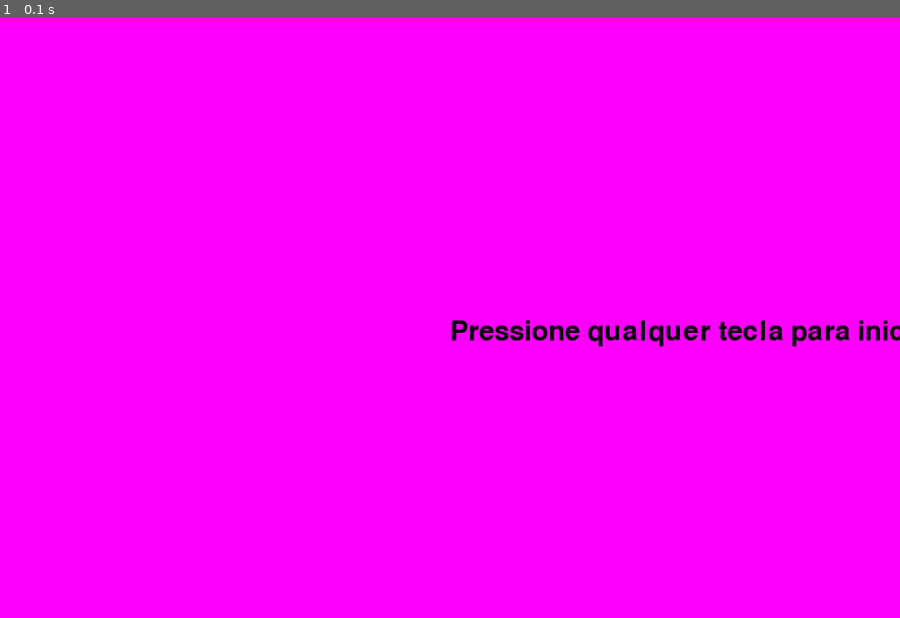
Above: before the commit, frame 1.
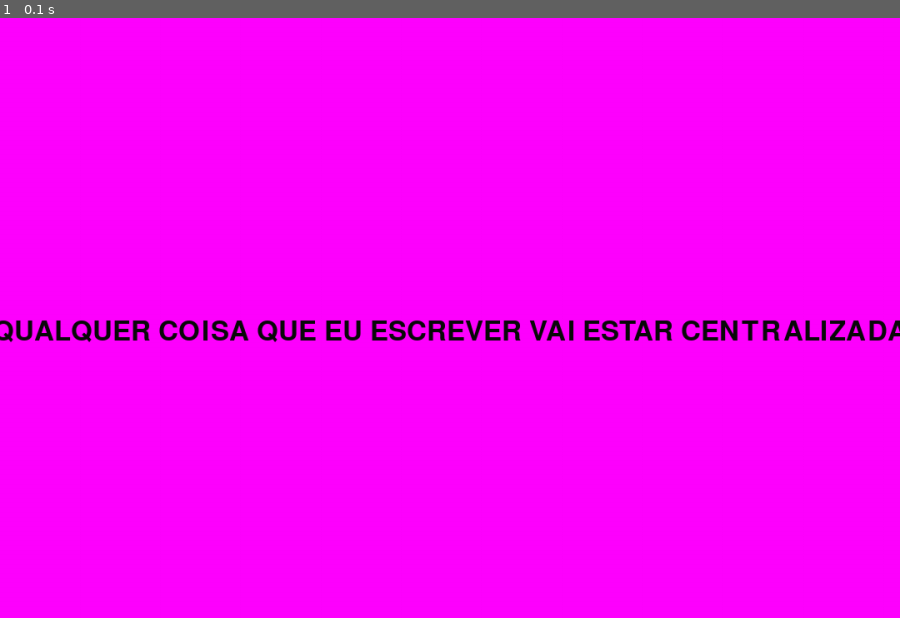
Above: after the commit, the same moment.

Repository: Willmago/Pygame
Game: pygame game, started from Jogo.py
Same seed, same stepped clock (60 frames per second), same inputs: the game is played once before the commit and once after it.
Inputs:
- Up to frame 1 (0.1 s): no input

The runs differ from the first frame. In frame 1, 2.1% of the frame differs, in the area x 0-100%, y 50-55%.

Commit message:
Comentários e limpeza

Diff:
--- a/Jogo.py
+++ b/Jogo.py
@@ -1,15 +1,21 @@
+# --- Importa e inicia pacotes
 import pygame
 from config import *
 from telas import init_screen, game_screen
 
-
+# --- Loop geral do jogo
 while state != QUIT:
 
+    # Controle de FPS
     clock.tick(FPS)
+    # -- Telas do jogo
+    # - Tela inicial
     if state == INIT:
         state = init_screen(window)
+    # - Tela primeiro chefe
     elif state == BOSS1:
         state = game_screen(window, MAP, state)
+    # - Tela segundo chefe
     elif state == BOSS2:
         state = game_screen(window, MAP2, state)
 
--- a/classes.py
+++ b/classes.py
@@ -1,3 +1,4 @@
+# --- Importa e inicia pacotes
 import pygame
 from config import *
 
@@ -126,10 +127,13 @@
             self.rect.right = WIDTH - 1
 
         # Muda o sprite de acordo com a direção do movimento
-        if self.speedx > 0:     # Direita
+        # Se está indo para a direita...
+        if self.speedx > 0:
+            # Vira para a esquerda
             self.image = pygame.transform.flip(self.player_img, False, False)
-
-        elif self.speedx < 0:   # Esquerda
+        # Caso o contrário...
+        elif self.speedx < 0:
+            # Vira para a esquerda
             self.image = pygame.transform.flip(self.player_img, True, False)
 
         # Se colidiu com algum bloco, volta para o ponto antes da colisão
@@ -145,8 +149,6 @@
             elif self.speedx < 0:
                 self.rect.left = collision.rect.right
 
-
-
     # Método que faz o personagem pular
     def jump(self):
         # Só pode pular se não estiver pulando ou caindo
@@ -154,21 +156,28 @@
             self.speedy -= JUMP_SIZE
             self.state = JUMPING
 
+# Função auxiliar para determinar o movimento do jogador
 def player_movement(player, event):
 
+    # Se apertou uma tecla...
     if event.type == pygame.KEYDOWN:
-        # Dependendo da tecla, altera o estado do jogador.
+        # Dependendo da tecla, altera o estado do jogador
+        # - Movimento para a esquerda
         if event.key == pygame.K_LEFT or event.key == pygame.K_a:
             player.speedx -= SPEED_X
+        # - Movimento para a direita
         elif event.key == pygame.K_RIGHT or event.key == pygame.K_d:
             player.speedx += SPEED_X
+        # - Pulo
         elif event.key == pygame.K_UP or event.key == pygame.K_w or event.key == pygame.K_SPACE:
             player.jump()
 
     # Verifica se soltou alguma tecla.
     if event.type == pygame.KEYUP:
         # Dependendo da tecla, altera o estado do jogador.
+        # - Para movimento para esquerda
         if event.key == pygame.K_LEFT or event.key == pygame.K_a:
             player.speedx += SPEED_X
+        # - Para movimento para a direita
         elif event.key == pygame.K_RIGHT or event.key == pygame.K_d:
             player.speedx -= SPEED_X
--- a/config.py
+++ b/config.py
@@ -2,47 +2,43 @@
 import pygame
 from os import path
 
+# Inicializa o pygame
 pygame.init()
+pygame.mixer.init()
 
 # --- Constantes
 # -- Tela
-WIDTH = 1080
-HEIGHT = 720
-FPS = 30
+WIDTH = 1080    # Largura da tela
+HEIGHT = 720    # Altura da tela
+FPS = 30        # Taxa de quadros por segundo
+TITULO = 'OI'   # Título da janela
 
 # -- Estados de jogo
-INIT = 0
-RUNNING = 1
-OVER = 2    # Determina quando a tela atual acabou. Utilizada para os bosses
-QUIT = 3
-
-# -- Telas
-# INIT = 0
-BOSS1 = 1
-BOSS2 = 2
+# Determinam, principalmente, a tela a ser carregada
+INIT = 0    # Inicializando
+BOSS1 = 1   # Primeiro boss
+BOSS2 = 2   # Segundo boss
+QUIT = 3    # Jogo fecha
 
 # -- Tamanhos
-TILE_SIZE = 40
-PLAYER_WIDTH = TILE_SIZE
-PLAYER_HEIGHT = int(TILE_SIZE * 1.5)
+TILE_SIZE = 40                          # Tamanho dos tiles
+PLAYER_WIDTH = TILE_SIZE                # Largura do player
+PLAYER_HEIGHT = int(TILE_SIZE * 1.5)    # Altura do player
 
 # Variáveis do player
-STILL = 0
-JUMPING = 1
-FALLING = 2
-JUMP_SIZE = TILE_SIZE * 1.2
-SPEED_X = 15
+STILL = 0                   # estado No chão
+JUMPING = 1                 # estado Subindo
+FALLING = 2                 # estado Descendo
+JUMP_SIZE = TILE_SIZE * 1.2 # Força do pulo
+SPEED_X = 15                # Velocidade horizontal
 
 # -- Outros
-GRAVITY = 5
+GRAVITY = 5 # Força da gravidade
 
 # --- Determina assets
-# Estabelece a pasta que contem as figuras e sons.
+# Estabelece a pasta que contem as imagens
 img_dir = path.join(path.dirname(__file__), 'assets/img')
 
-# Sprites
-PLAYER = 'PLAYER'
-ALL_SPRITES = 'ALL'
 # Imagens
 PLAYER_IMG = 'player_img'
 
@@ -50,7 +46,6 @@
 BLOCK = 0
 PLATF = 1
 EMPTY = -1
-
 
 # Define o mapa com os tipos de tiles (27 x 18)
 MAP = [
@@ -74,6 +69,7 @@
     [BLOCK, BLOCK, BLOCK, BLOCK, BLOCK, BLOCK, BLOCK, BLOCK, BLOCK, BLOCK, BLOCK, BLOCK, BLOCK, BLOCK, BLOCK, BLOCK, BLOCK, BLOCK, BLOCK, BLOCK, BLOCK, BLOCK, BLOCK, BLOCK, BLOCK, BLOCK, BLOCK]
 ]
 
+# Mapa do segundo boss
 MAP2 = [
     [EMPTY, EMPTY, EMPTY, EMPTY, EMPTY, EMPTY, EMPTY, EMPTY, EMPTY, EMPTY, EMPTY, EMPTY, EMPTY, EMPTY, EMPTY, EMPTY, EMPTY, EMPTY, EMPTY, EMPTY, EMPTY, EMPTY, EMPTY, EMPTY, EMPTY, EMPTY, EMPTY],
     [EMPTY, EMPTY, EMPTY, EMPTY, EMPTY, EMPTY, EMPTY, EMPTY, EMPTY, EMPTY, EMPTY, EMPTY, EMPTY, EMPTY, EMPTY, EMPTY, EMPTY, EMPTY, EMPTY, EMPTY, EMPTY, EMPTY, EMPTY, EMPTY, EMPTY, EMPTY, EMPTY],
@@ -95,6 +91,7 @@
     [BLOCK, BLOCK, BLOCK, BLOCK, BLOCK, BLOCK, BLOCK, BLOCK, BLOCK, BLOCK, BLOCK, BLOCK, BLOCK, BLOCK, BLOCK, BLOCK, BLOCK, BLOCK, BLOCK, BLOCK, BLOCK, BLOCK, BLOCK, BLOCK, BLOCK, BLOCK, BLOCK]
 ]
 
+# Função para carregar os assets (imagens, sons) a partir dos arquivos locais
 def load_assets(img_dir):
     assets = {}
     assets[PLAYER_IMG] = pygame.image.load(path.join(img_dir, 'hero-single.png')).convert_alpha()
@@ -102,12 +99,14 @@
     assets[PLATF] = pygame.image.load(path.join(img_dir, 'tile-wood.png')).convert()
     return assets
 
-# --- Gera tela principal
+# Gera tela principal
 window = pygame.display.set_mode((WIDTH, HEIGHT))
 
-# Variáveis de jogo
+# Nome do jogo
+pygame.display.set_caption(TITULO)
+
+# Estado inicial do jogo
 state = INIT
-map_init = False
-screen = INIT
 
+# relógio para controle de FPS
 clock = pygame.time.Clock()
--- a/telas.py
+++ b/telas.py
@@ -1,8 +1,15 @@
+# --- Importa e inicia pacotes
 from config import *
 from classes import *
 
-font = pygame.font.SysFont(None, 48)
-init_text = font.render("Pressione qualquer tecla para iniciar", True, (10, 10, 10))
+# Define a fonte padrão
+init_font = pygame.font.SysFont(None, 48)
+
+# Texto da tela inicial
+init_text = init_font.render("QUALQUER COISA QUE EU ESCREVER VAI ESTAR CENTRALIZADA", True, (10, 10, 10))
+text_rect = init_text.get_rect()    # Pega o retângulo circunscrito ao texto
+text_width = text_rect.width        # Pega o comprimento horizontal do texto em pixels
+
 # --- Tela de início
 def init_screen(window):
 
@@ -18,52 +25,61 @@
         if event.type == pygame.KEYDOWN:
             state = BOSS1 # ... e inicia o jogo
 
-    window.fill((255, 0, 255))  # Preence a tela de Roxo
-    window.blit(init_text, (WIDTH/2, HEIGHT/2))
+    window.fill((255, 0, 255))                                  # Preence a tela de Roxo
+    window.blit(init_text, (WIDTH/2 - text_width/2, HEIGHT/2))  # Desenha o texto no centro da tela
 
     pygame.display.update()     # Atualiza a tela
     return state                # Retorna o estado para continuar o jogo
 
-
+# --- Tela base do jogo
 def game_screen(window, mapa, boss):
 
+    # -- Definições inicias
+    # Relógio para FPS
     clock = pygame.time.Clock()
-
+    # Carrega os assets
     assets = load_assets(img_dir)
-
+    # Cria um grupo para todos os sprites
     all_sprites = pygame.sprite.Group()
-
+    # Cria um grupo para as plataformas
     platforms = pygame.sprite.Group()
-
+    # Cria um grupo para os blocos
     blocks = pygame.sprite.Group()
-
+    # Gera o player
     player = Player(assets[PLAYER_IMG], 12, 2, platforms, blocks)
 
+    # -- Cria o mapa de acordo com a variável fornecida
+    # Para cada linha...
     for row in range(len(mapa)):
+        # ... e coluna:
         for colum in range(len(mapa[row])):
+            # Veficia o tipo do tile
             tile_type = mapa[row][colum]
+            # Checa se o tile não é vazio. Se sim, cria o tile
+            # e o adiciona no grupo com todos os sprites e no
+            # seu grupo específico
             if tile_type != EMPTY:
+                # definição do tipo
                 tile = Tile(assets[tile_type], row, colum)
                 all_sprites.add(tile)
+
+                # Bloco normal
                 if tile_type == BLOCK:
                     blocks.add(tile)
+                # Plataforma atravessável
                 elif tile_type == PLATF:
                     platforms.add(tile)
 
+    # Adiciona o player depois para garantir que vai ser
+    # desenhado por cima
     all_sprites.add(player)
-    TITULO = 'OI'
 
     # Inicialização do Pygame.
     pygame.init()
-    pygame.mixer.init()
 
-    # Tamanho da tela.
-    screen = pygame.display.set_mode((WIDTH, HEIGHT))
-
-    # Nome do jogo
-    pygame.display.set_caption(TITULO)
-
+    # Define o estado inicial como o chefe atual
     state = boss
+    # --- Loop da fase
     while state == boss:
 
         # Ajusta a velocidade do jogo.
@@ -76,8 +92,11 @@
             if event.type == pygame.QUIT:
                 state = QUIT
 
+            # Resolve a movimentação do jogador
             player_movement(player, event)
 
+            # **Temporário**
+            # Ações de debug para testar mudar de tela e resetar o jogo
             if event.type == pygame.KEYDOWN:
                 if event.key == pygame.K_0:
                     state = BOSS2
@@ -91,10 +110,10 @@
         all_sprites.update()
 
         # A cada loop, redesenha o fundo e os sprites
-        screen.fill((0, 0, 0))
+        window.fill((0, 0, 0))
         all_sprites.draw(window)
 
         # Depois de desenhar tudo, inverte o display.
         pygame.display.flip()
 
-    return state
+    return state # Retorna o estado de jogo para mudar a tela
